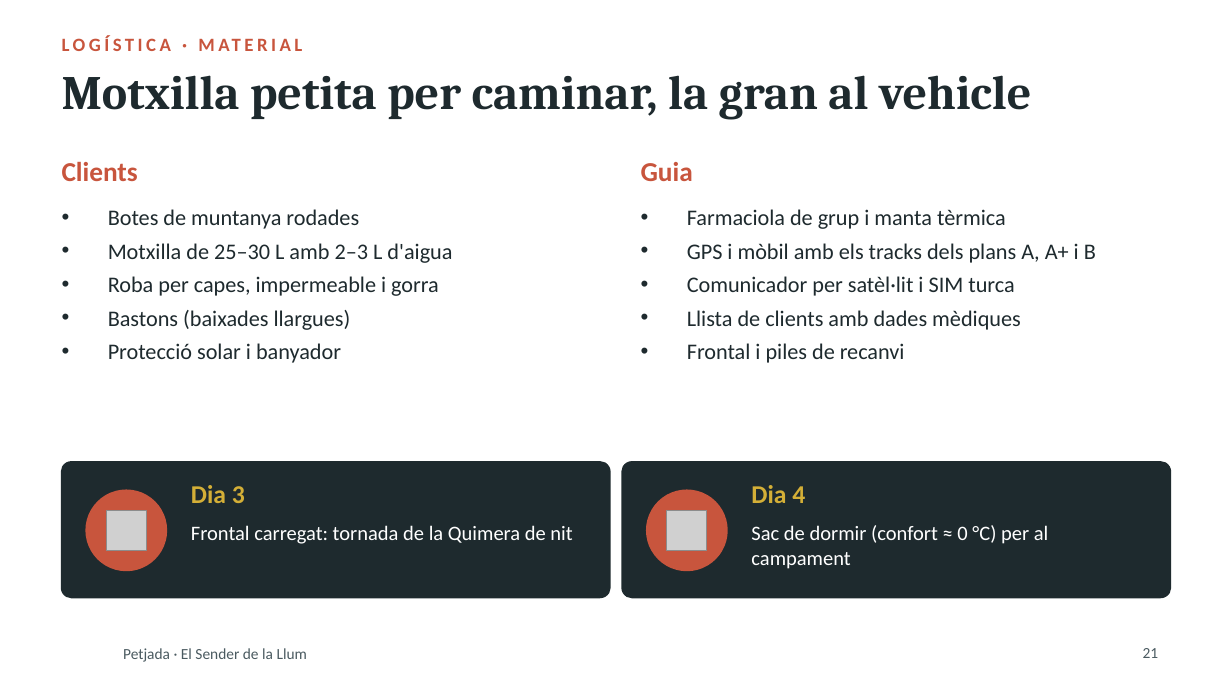
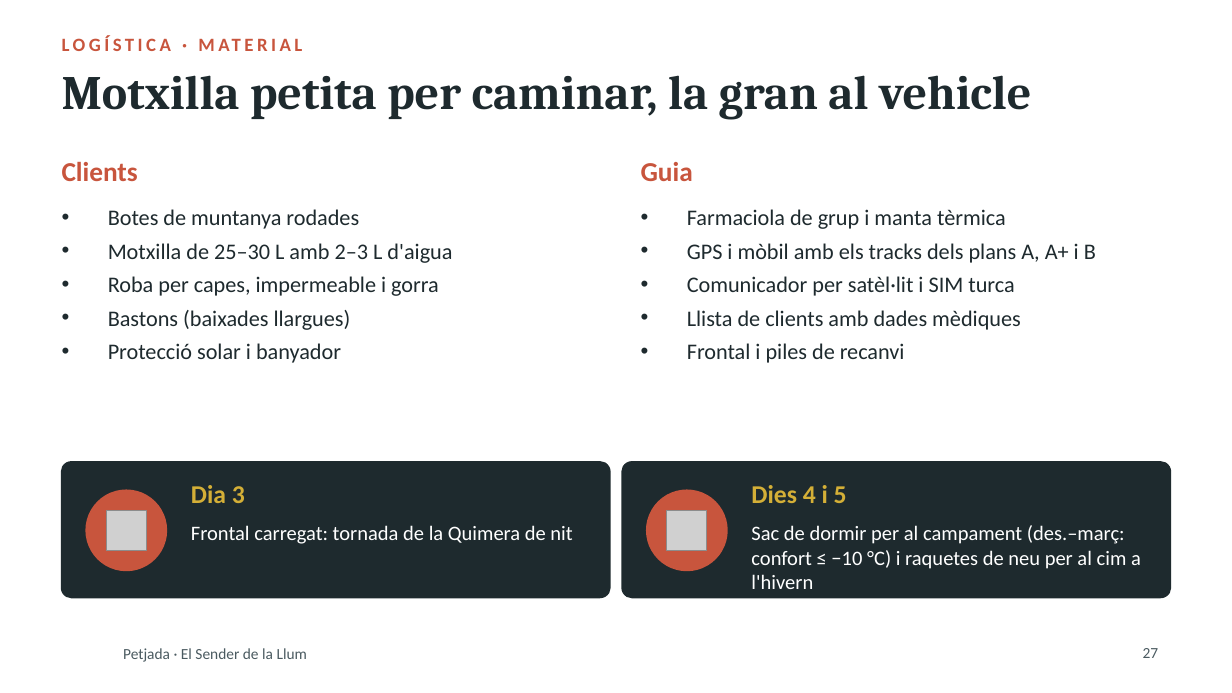
Before and after one commit to stosalca/sender-de-la-llum, a slide deck: slide 27 of Presentacio_2_Petjada.pptx (slide 21 before the commit). Drawn at 1232x693 pixels with LibreOffice and Linux fonts; fonts in the diff are those of the drawing; grey boxes stand for pictures; background and template pictures are left out. Boxes give left, top, right and bottom in pixels: in the first picture for what was removed or moved away, otherwise in the second. Text is boxed around its words. In the diff, an @@ line names an element or a change of style, - is before the commit and + after.

```diff
--- a/Presentacio_2_Petjada.pptx
+++ b/Presentacio_2_Petjada.pptx
@@ text at bbox=[751, 485, 847, 503]: text changed @@
-Dia 4
+Dies 4 i 5
@@ text at bbox=[751, 525, 1141, 589]: text changed @@
-Sac de dormir (confort ≈ 0 °C) per al campament
+Sac de dormir per al campament (des.–març: confort ≤ −10 °C) i raquetes de neu per al cim a l'hivern
@@ page number at bbox=[1143, 648, 1159, 658]: text changed @@
-21
+27
```
Also in this commit, not shown: 8 other slides changed, 9 slides added, 3 slides removed, 10 other files.
